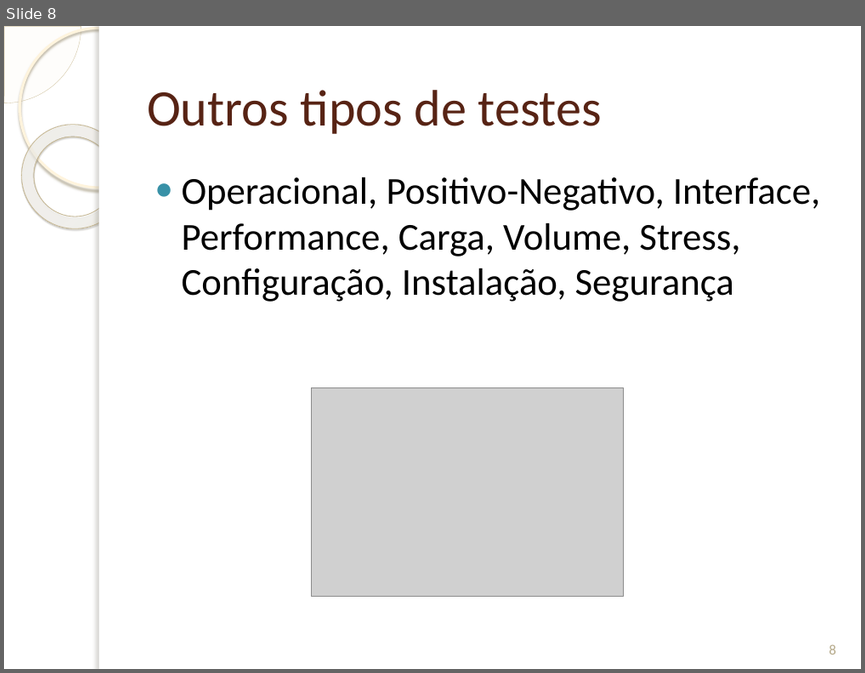
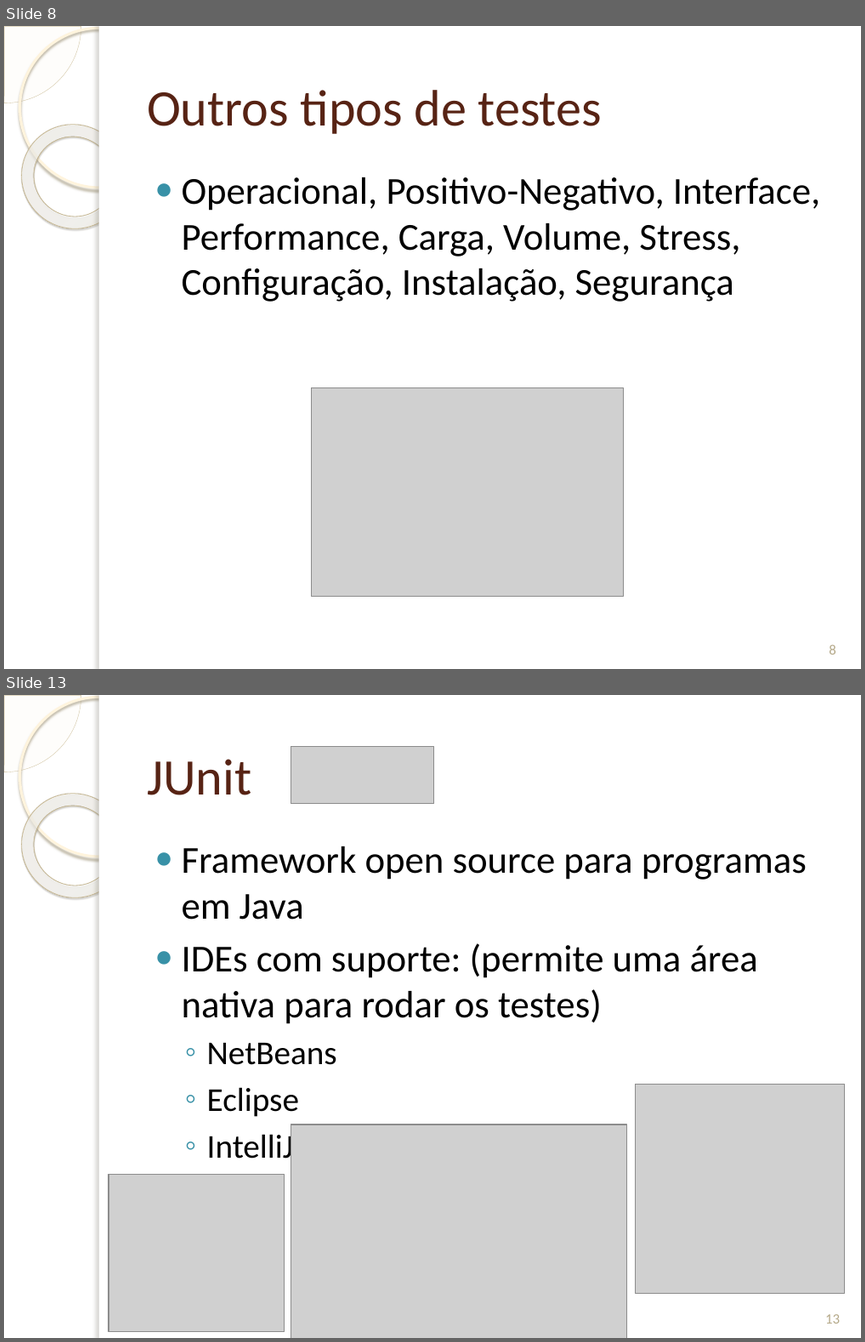
Before and after one commit to GilsonFonseca/TrabEngCompGrupo1, a slide deck: Trab Eng Software/Projeto sobre Testes/Teste de Software apoiado por ferramentas livres.pptx. Shown one above the other, each under a label of ours: slide 8 before the commit, slides 8 and 13 after it; the slides between them are not shown. The pictures are 865x673 and 865x1342 pixels, drawn with LibreOffice and Linux fonts; fonts in the diff are those of the drawing; grey boxes stand for pictures; background and template pictures are left out. Boxes give left, top, right and bottom in pixels: in the first picture for what was removed or moved away, otherwise in the second. Text is boxed around its words. In the diff, an @@ line names an element or a change of style, - is before the commit and + after.

```diff
--- a/Trab Eng Software/Projeto sobre Testes/Teste de Software apoiado por ferramentas livres.pptx
+++ b/Trab Eng Software/Projeto sobre Testes/Teste de Software apoiado por ferramentas livres.pptx
@@ slide 13 added at <box>4,695,861,1338</box>, background picture (left out); not listed: 5 template elements that a slide beside it also shows @@
@@ title added at <box>147,759,251,795</box>, 43 pt, text #572314 @@
+JUnit
@@ picture added at <box>291,746,434,804</box> @@
@@ text added at <box>182,846,806,1166</box>, 32 pt, text #000000 @@
+● Framework open source para programas em Java
+● IDEs com suporte: (permite uma área nativa para rodar os testes)
+  ◦ NetBeans
+  ◦ Eclipse
+  ◦ IntelliJ Idea
@@ picture added at <box>635,1084,844,1293</box> @@
@@ picture added at <box>291,1124,627,1338</box> @@
@@ picture added at <box>109,1174,284,1332</box> @@
@@ page number added at <box>825,1314,840,1323</box>, 12 pt, text #B6A98A @@
+13
```
Also in this commit, not shown: 2 slides changed, 13 other slides added.
